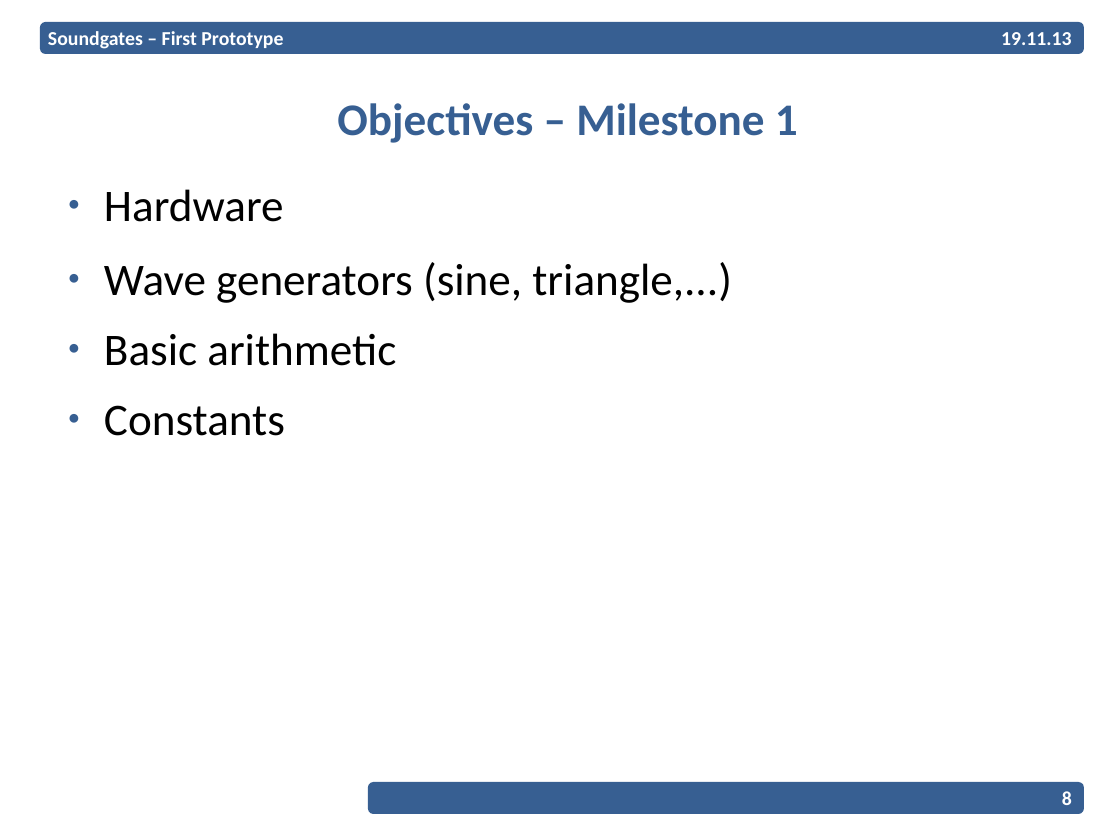
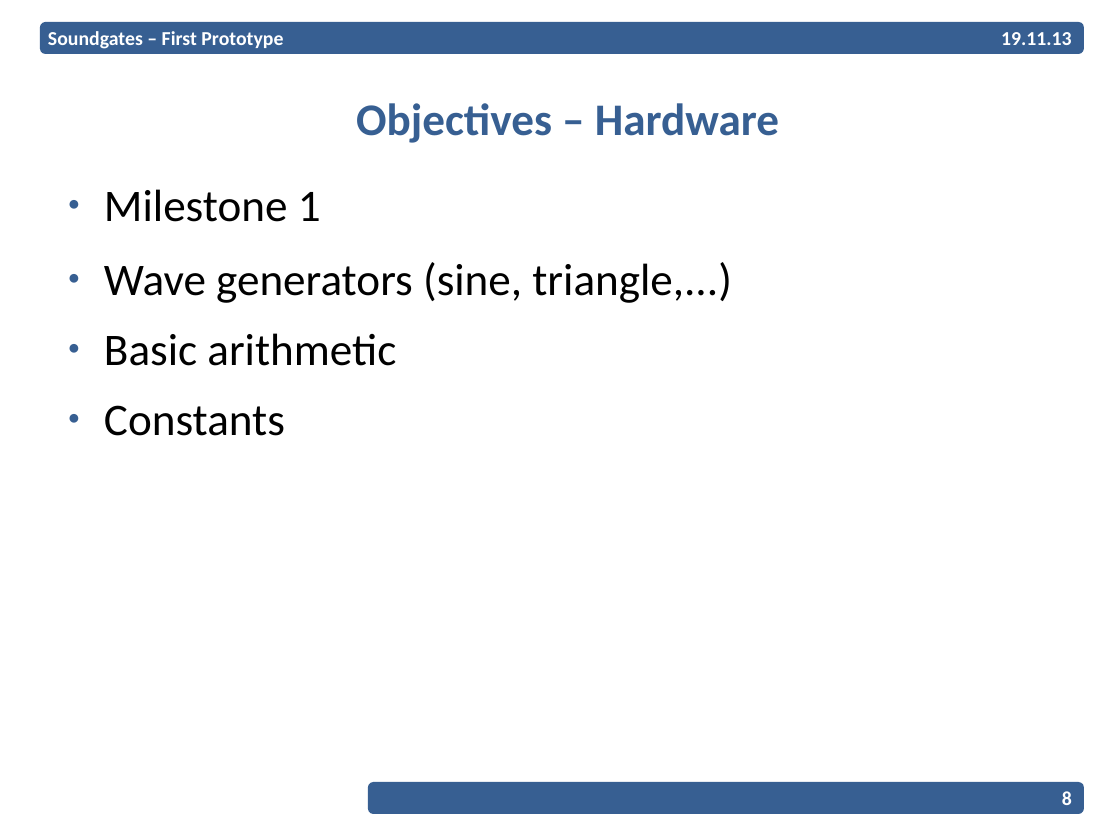
Before and after one commit to EPiCS/soundgates, a slide deck: slide 8 of documents/milestone1-2-presentation/Presentation.odp. Drawn at 1120x840 pixels with LibreOffice and Linux fonts; fonts in the diff are those of the drawing; background and template pictures are left out. Boxes give left, top, right and bottom in pixels: in the first picture for what was removed or moved away, otherwise in the second. Text is boxed around its words. In the diff, an @@ line names an element or a change of style, - is before the commit and + after.

Commit message:
added hardware thread state machine to prototype presentation

```diff
--- a/documents/milestone1-2-presentation/Presentation.odp
+++ b/documents/milestone1-2-presentation/Presentation.odp
@@ title at [356, 103, 779, 143]: text changed @@
-Objectives – Milestone 1
+Objectives – Hardware
@@ text at [104, 189, 321, 222]: text changed @@
-● Hardware
+● Milestone 1
```
Also in this commit, not shown: 7 other slides changed, 6 slides added.
